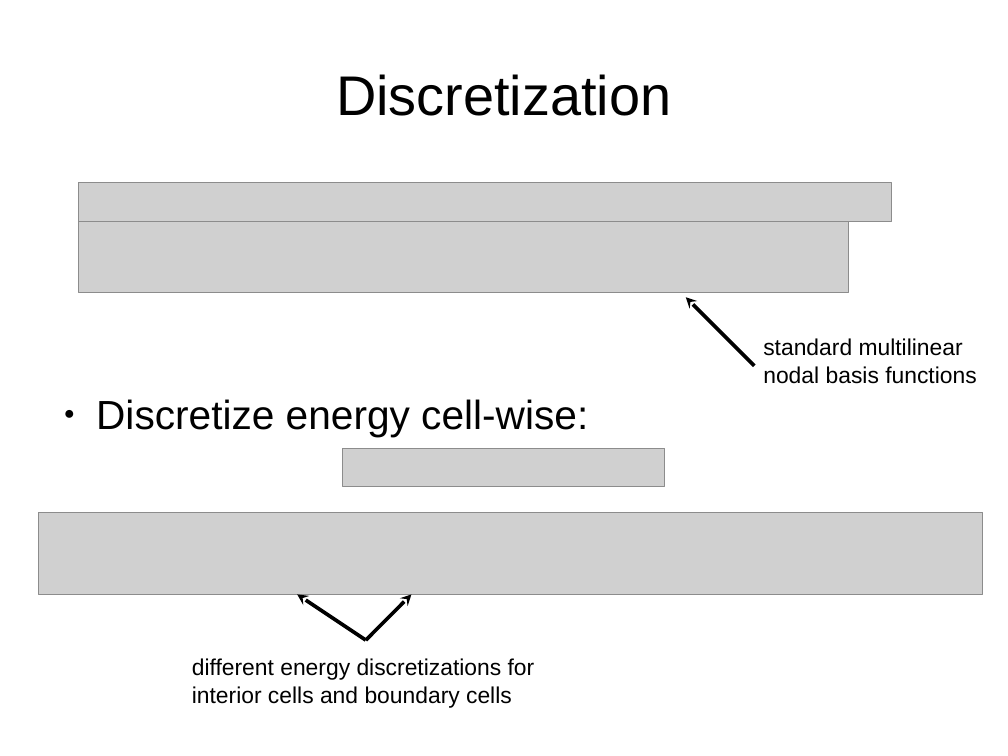
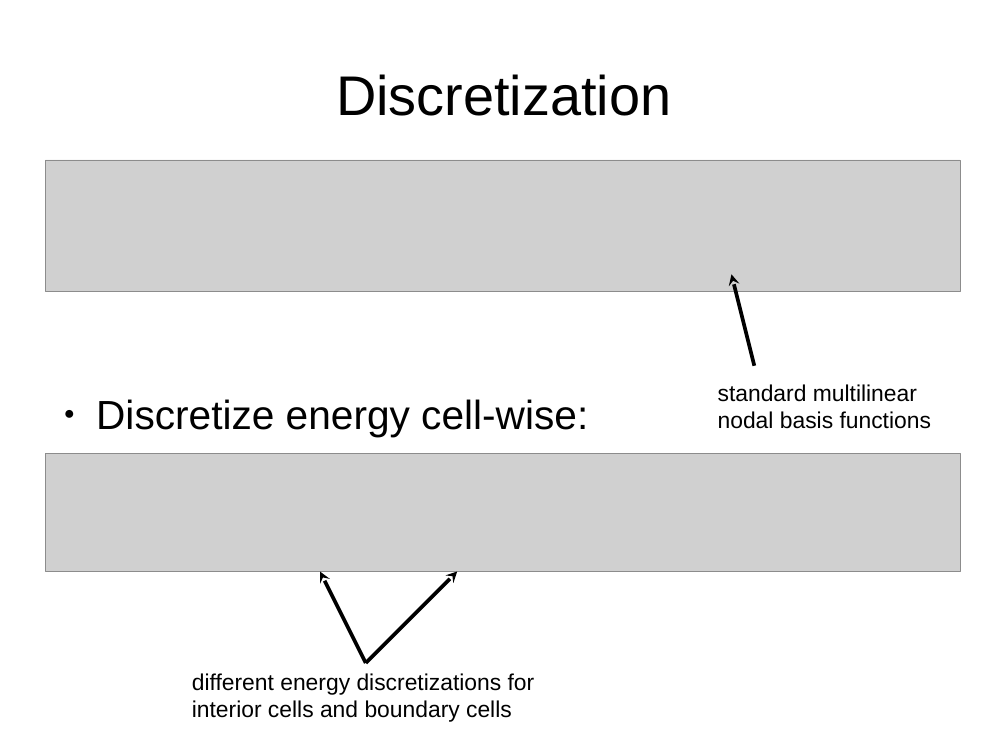
Before and after one commit to jhellrung/documents, a slide deck: slide 10 of presentations/sandia.2011.11.08/slides.odp. Drawn at 1008x756 pixels with LibreOffice and Linux fonts; fonts in the diff are those of the drawing; grey boxes stand for pictures. Boxes give left, top, right and bottom in pixels: in the first picture for what was removed or moved away, otherwise in the second. Text is boxed around its words. In the diff, an @@ line names an element or a change of style, - is before the commit and + after.

```diff
--- a/presentations/sandia.2011.11.08/slides.odp
+++ b/presentations/sandia.2011.11.08/slides.odp
@@ picture: place and size @@
-picture at <box>79,183,892,222</box>
+picture at <box>46,160,960,292</box>
@@ picture removed at <box>79,222,849,293</box> @@
@@ arrow moved from (755, 366) - (686, 297) to (755, 366) - (732, 274) @@
@@ text "standard multilinear nodal basis functions": place and size @@
-text "standard multilinear nodal basis functions" at <box>763,338,976,384</box>
+text "standard multilinear nodal basis functions" at <box>718,384,931,429</box>
@@ picture: place and size @@
-picture at <box>342,448,665,487</box>
+picture at <box>46,454,960,572</box>
@@ picture removed at <box>38,512,983,595</box> @@
@@ arrow moved from (366, 640) - (412, 595) to (366, 663) - (320, 572) @@
@@ arrow moved from (366, 640) - (297, 595) to (366, 663) - (457, 572) @@
@@ text "different energy discretizations for interior ...": place and size @@
-text "different energy discretizations for interior ..." at <box>192,658,535,708</box>
+text "different energy discretizations for interior ..." at <box>192,673,535,722</box>
```
Also in this commit, not shown: 9 other slides changed, 2 slides added.
